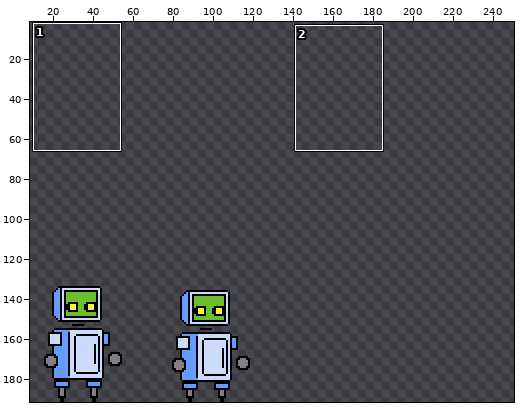
A sprite sheet gets an edit: assets/Robot.png. Above: a wide view before the commit, with the close-up outlined.
Close-up. Old version:
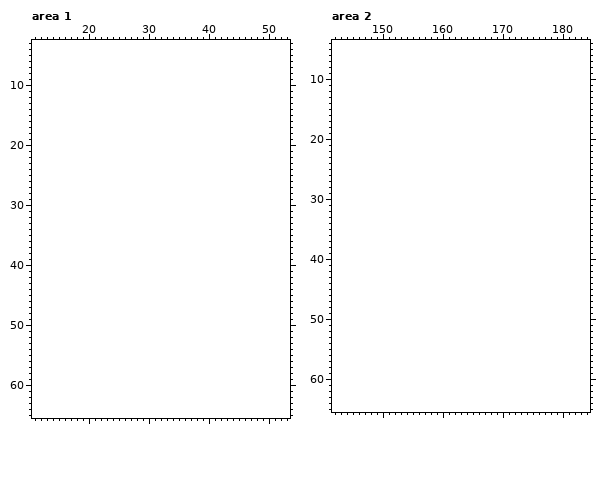
The file is 128x64 pixels. Shown: area 1: x 11..53, y 3..65; area 2: x 142..184, y 4..65. The old version is drawn lined up with the new one, on the new canvas. The wide view leaves out empty margins. The commit also changed other parts of the picture, which this record leaves out.
Palette (. is transparent): 
Pixels before, area 1 (only the part around the change), first column x 11:
 3 ...........................................
 4 ...........................................
 5 ...........................................
 6 ...........................................
 7 ...........................................
 8 ...........................................
 9 ...........................................
10 ...........................................
11 ...........................................
12 ...........................................
13 ...........................................
14 ...........................................
15 ...........................................
16 ...........................................
17 ...........................................
18 ...........................................
19 ...........................................
20 ...........................................
21 ...........................................
22 ...........................................
23 ...........................................
24 ...........................................
25 ...........................................
26 ...........................................
27 ...........................................
28 ...........................................
29 ...........................................
30 ...........................................
31 ...........................................
32 ...........................................
33 ...........................................
34 ...........................................
35 ...........................................
36 ...........................................
37 ...........................................
38 ...........................................
39 ...........................................
40 ...........................................
41 ...........................................
42 ...........................................
43 ...........................................
44 ...........................................
45 ...........................................
46 ...........................................
47 ...........................................
48 ...........................................
49 ...........................................
50 ...........................................
51 ...........................................
52 ...........................................
53 ...........................................
54 ...........................................
55 ...........................................
56 ...........................................
57 ...........................................
58 ...........................................
59 ...........................................
60 ...........................................
61 ...........................................
62 ...........................................
63 ...........................................
64 ...........................................
65 ...........................................
Pixels before, area 2 (only the part around the change), first column x 142:
 4 ...........................................
 5 ...........................................
 6 ...........................................
 7 ...........................................
 8 ...........................................
 9 ...........................................
10 ...........................................
11 ...........................................
12 ...........................................
13 ...........................................
14 ...........................................
15 ...........................................
16 ...........................................
17 ...........................................
18 ...........................................
19 ...........................................
20 ...........................................
21 ...........................................
22 ...........................................
23 ...........................................
24 ...........................................
25 ...........................................
26 ...........................................
27 ...........................................
28 ...........................................
29 ...........................................
30 ...........................................
31 ...........................................
32 ...........................................
33 ...........................................
34 ...........................................
35 ...........................................
36 ...........................................
37 ...........................................
38 ...........................................
39 ...........................................
40 ...........................................
41 ...........................................
42 ...........................................
43 ...........................................
44 ...........................................
45 ...........................................
46 ...........................................
47 ...........................................
48 ...........................................
49 ...........................................
50 ...........................................
51 ...........................................
52 ...........................................
53 ...........................................
54 ...........................................
55 ...........................................
56 ...........................................
57 ...........................................
58 ...........................................
59 ...........................................
60 ...........................................
61 ...........................................
62 ...........................................
63 ...........................................
64 ...........................................
65 ...........................................
New version:
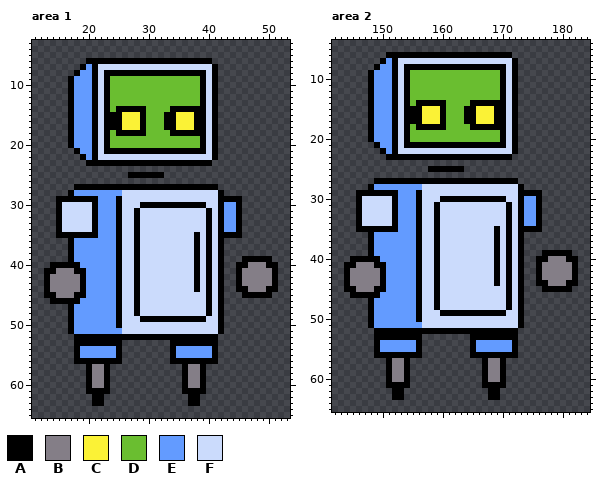
Colours new in this view: A #000000  B #847e87  C #fbf236  D #6abe30  E #639bff  F #cbdbfc
Difference:
canvas 128x64 -> 256x192, the old top-left corner now at 0,128
Changed rows in their new state; - is an unchanged pixel.
Area 1:
first column x 13:
 6 -------AAAAAAAAAAAAAAAAAAAAA-----------
 7 ------AEAFFFFFFFFFFFFFFFFFFFA----------
 8 -----AEEAFAAAAAAAAAAAAAAAAAFA----------
 9 ----AEEEAFADDDDDDDDDDDDDDDAFA----------
10 ----AEEEAFADDDDDDDDDDDDDDDAFA----------
11 ----AEEEAFADDDDDDDDDDDDDDDAFA----------
12 ----AEEEAFADDDDDDDDDDDDDDDAFA----------
13 ----AEEEAFADDDDDDDDDDDDDDDAFA----------
14 ----AEEEAFADAAAAADDDDAAAAAAFA----------
15 ----AEEEAFAAACCCADDDAACCCAAFA----------
16 ----AEEEAFAAACCCADDDAACCCAAFA----------
17 ----AEEEAFAAACCCADDDAACCCAAFA----------
18 ----AEEEAFADAAAAADDDDAAAAAAFA----------
19 ----AEEEAFADDDDDDDDDDDDDDDAFA----------
20 ----AEEEAFADDDDDDDDDDDDDDDAFA----------
21 -----AEEAFAAAAAAAAAAAAAAAAAFA----------
22 ------AEAFFFFFFFFFFFFFFFFFFFA----------
23 -------AAAAAAAAAAAAAAAAAAAAA-----------
25 --------------AAAAAA-------------------
27 -----AAAAAAAAAAAAAAAAAAAAAAAA----------
28 ----AEEEEEEEEFFFFFFFFFFFFFFFFA---------
29 --AAAAAAAEEEAFFFFFFFFFFFFFFFFAAAA------
30 --AFFFFFAEEEAFFFAAAAAAAAAAAFFAEEA------
31 --AFFFFFAEEEAFFAFFFFFFFFFFFAFAEEA------
32 --AFFFFFAEEEAFFAFFFFFFFFFFFAFAEEA------
33 --AFFFFFAEEEAFFAFFFFFFFFFFFAFAEEA------
34 --AFFFFFAEEEAFFAFFFFFFFFFFFAFAEEA------
35 --AAAAAAAEEEAFFAFFFFFFFFFAFAFAAAA------
36 ----AEEEEEEEAFFAFFFFFFFFFAFAFA---------
37 ----AEEEEEEEAFFAFFFFFFFFFAFAFA---------
38 ----AEEEEEEEAFFAFFFFFFFFFAFAFA---------
39 ----AEEEEEEEAFFAFFFFFFFFFAFAFA---AAAAA-
40 -AAAAAEEEEEEAFFAFFFFFFFFFAFAFA--AABBBAA
41 AABBBAAEEEEEAFFAFFFFFFFFFAFAFA--ABBBBBA
42 ABBBBBAEEEEEAFFAFFFFFFFFFAFAFA--ABBBBBA
43 ABBBBBAEEEEEAFFAFFFFFFFFFAFAFA--ABBBBBA
44 ABBBBBAEEEEEAFFAFFFFFFFFFAFAFA--AABBBAA
45 AABBBAAEEEEEAFFAFFFFFFFFFFFAFA---AAAAA-
46 -AAAAAEEEEEEAFFAFFFFFFFFFFFAFA---------
47 ----AEEEEEEEAFFAFFFFFFFFFFFAFA---------
48 ----AEEEEEEEAFFAFFFFFFFFFFFAFA---------
49 ----AEEEEEEEAFFFAAAAAAAAAAAFFA---------
50 ----AEEEEEEEAFFFFFFFFFFFFFFFFA---------
51 ----AEEEEEEEEFFFFFFFFFFFFFFFFA---------
52 -----AAAAAAAAAAAAAAAAAAAAAAAA----------
53 -----AAAAAAAA--------AAAAAAAA----------
54 -----AEEEEEEA--------AEEEEEEA----------
55 -----AEEEEEEA--------AEEEEEEA----------
56 -----AAAAAAAA--------AAAAAAAA----------
57 -------ABBA------------ABBA------------
58 -------ABBA------------ABBA------------
59 -------ABBA------------ABBA------------
60 -------ABBA------------ABBA------------
61 -------AAAA------------AAAA------------
62 --------AA--------------AA-------------
63 --------AA--------------AA-------------
Area 2:
first column x 144:
 6 -------AAAAAAAAAAAAAAAAAAAAA-----------
 7 ------AEAFFFFFFFFFFFFFFFFFFFA----------
 8 -----AEEAFAAAAAAAAAAAAAAAAAFA----------
 9 ----AEEEAFADDDDDDDDDDDDDDDAFA----------
10 ----AEEEAFADDDDDDDDDDDDDDDAFA----------
11 ----AEEEAFADDDDDDDDDDDDDDDAFA----------
12 ----AEEEAFADDDDDDDDDDDDDDDAFA----------
13 ----AEEEAFADDDDDDDDDDDDDDDAFA----------
14 ----AEEEAFADAAAAADDDDAAAAAAFA----------
15 ----AEEEAFAAACCCADDDAACCCAAFA----------
16 ----AEEEAFAAACCCADDDAACCCAAFA----------
17 ----AEEEAFAAACCCADDDAACCCAAFA----------
18 ----AEEEAFADAAAAADDDDAAAAAAFA----------
19 ----AEEEAFADDDDDDDDDDDDDDDAFA----------
20 ----AEEEAFADDDDDDDDDDDDDDDAFA----------
21 -----AEEAFAAAAAAAAAAAAAAAAAFA----------
22 ------AEAFFFFFFFFFFFFFFFFFFFA----------
23 -------AAAAAAAAAAAAAAAAAAAAA-----------
25 --------------AAAAAA-------------------
27 -----AAAAAAAAAAAAAAAAAAAAAAAA----------
28 ----AEEEEEEEEFFFFFFFFFFFFFFFFA---------
29 --AAAAAAAEEEAFFFFFFFFFFFFFFFFAAAA------
30 --AFFFFFAEEEAFFFAAAAAAAAAAAFFAEEA------
31 --AFFFFFAEEEAFFAFFFFFFFFFFFAFAEEA------
32 --AFFFFFAEEEAFFAFFFFFFFFFFFAFAEEA------
33 --AFFFFFAEEEAFFAFFFFFFFFFFFAFAEEA------
34 --AFFFFFAEEEAFFAFFFFFFFFFFFAFAEEA------
35 --AAAAAAAEEEAFFAFFFFFFFFFAFAFAAAA------
36 ----AEEEEEEEAFFAFFFFFFFFFAFAFA---------
37 ----AEEEEEEEAFFAFFFFFFFFFAFAFA---------
38 ----AEEEEEEEAFFAFFFFFFFFFAFAFA---------
39 ----AEEEEEEEAFFAFFFFFFFFFAFAFA---AAAAA-
40 -AAAAAEEEEEEAFFAFFFFFFFFFAFAFA--AABBBAA
41 AABBBAAEEEEEAFFAFFFFFFFFFAFAFA--ABBBBBA
42 ABBBBBAEEEEEAFFAFFFFFFFFFAFAFA--ABBBBBA
43 ABBBBBAEEEEEAFFAFFFFFFFFFAFAFA--ABBBBBA
44 ABBBBBAEEEEEAFFAFFFFFFFFFAFAFA--AABBBAA
45 AABBBAAEEEEEAFFAFFFFFFFFFFFAFA---AAAAA-
46 -AAAAAEEEEEEAFFAFFFFFFFFFFFAFA---------
47 ----AEEEEEEEAFFAFFFFFFFFFFFAFA---------
48 ----AEEEEEEEAFFAFFFFFFFFFFFAFA---------
49 ----AEEEEEEEAFFFAAAAAAAAAAAFFA---------
50 ----AEEEEEEEAFFFFFFFFFFFFFFFFA---------
51 ----AEEEEEEEEFFFFFFFFFFFFFFFFA---------
52 -----AAAAAAAAAAAAAAAAAAAAAAAA----------
53 -----AAAAAAAA--------AAAAAAAA----------
54 -----AEEEEEEA--------AEEEEEEA----------
55 -----AEEEEEEA--------AEEEEEEA----------
56 -----AAAAAAAA--------AAAAAAAA----------
57 -------ABBA------------ABBA------------
58 -------ABBA------------ABBA------------
59 -------ABBA------------ABBA------------
60 -------ABBA------------ABBA------------
61 -------AAAA------------AAAA------------
62 --------AA--------------AA-------------
63 --------AA--------------AA-------------
Boxes around the changes in both close-ups, in picture pixels (x1, y1, x2, y2):
added: (44, 58, 278, 406)
added: (344, 52, 578, 400)
